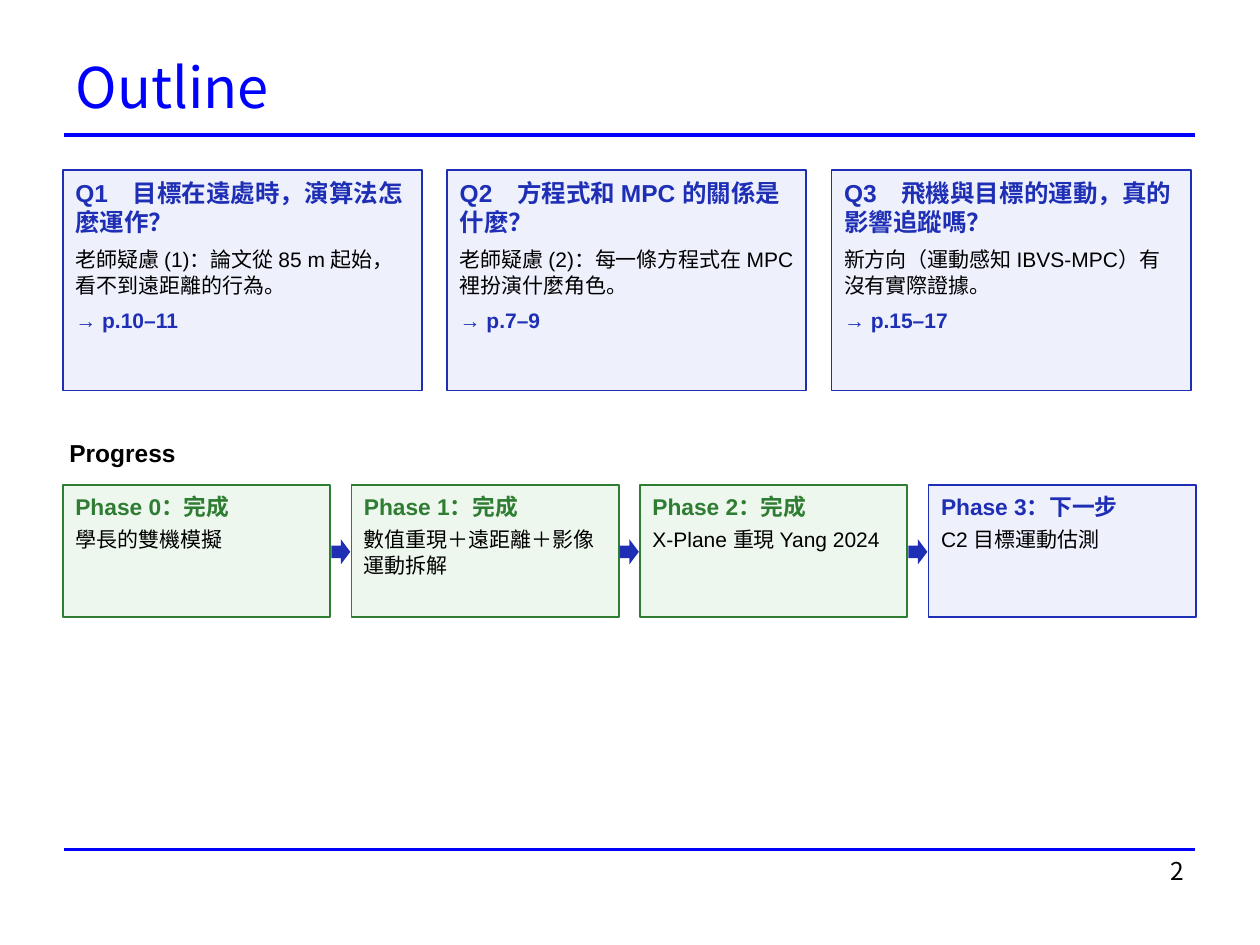
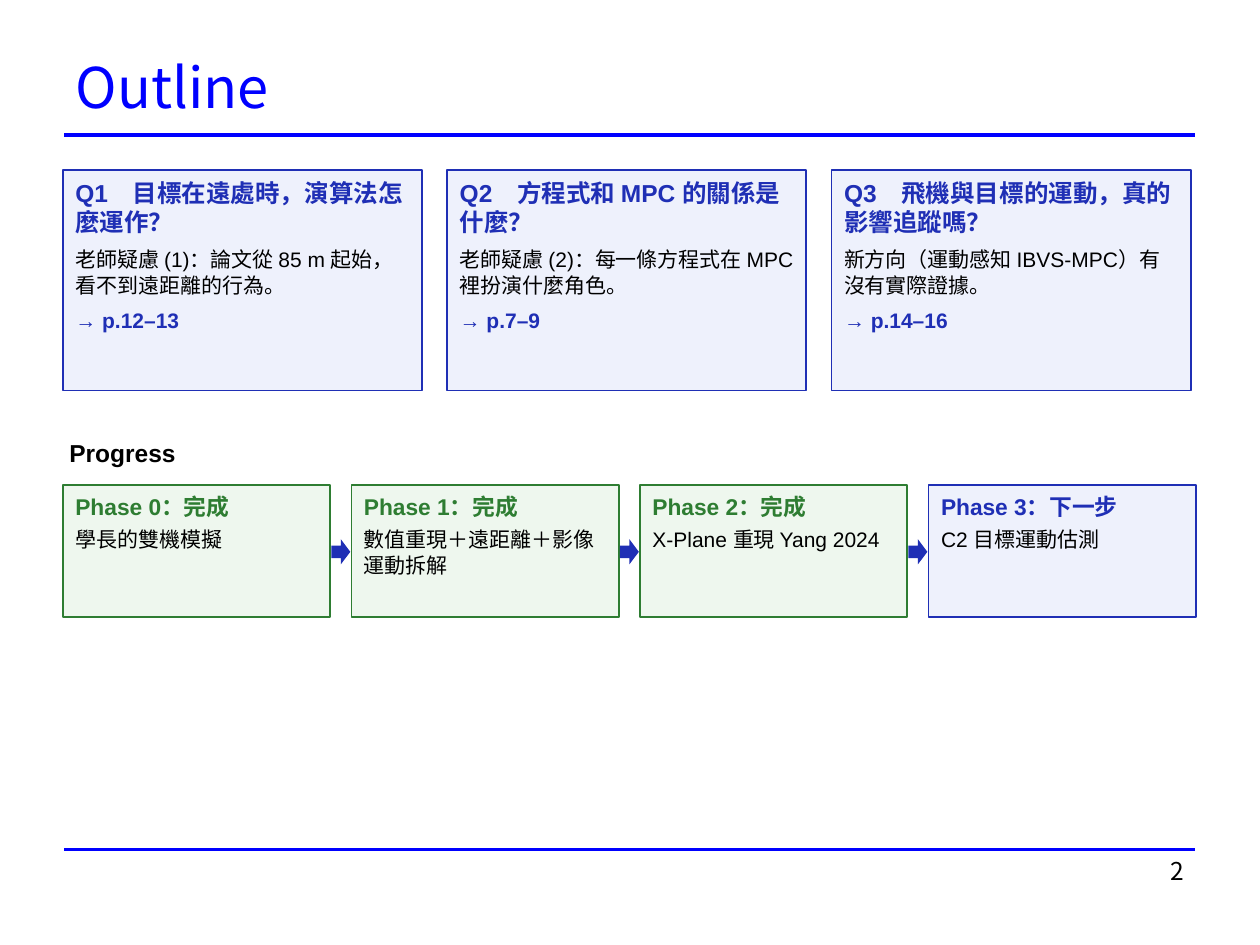
Before and after one commit to rossi1122/hsiang_thesis_simulation, a slide deck: slide 2 of docs/presentations/20261118_Phase2_進度報告.pptx. Drawn at 1260x945 pixels with LibreOffice and Linux fonts; fonts in the diff are those of the drawing. Boxes give left, top, right and bottom in pixels: in the first picture for what was removed or moved away, otherwise in the second. Text is boxed around its words. In the diff, an @@ line names an element or a change of style, - is before the commit and + after.

```diff
--- a/docs/presentations/20261118_Phase2_進度報告.pptx
+++ b/docs/presentations/20261118_Phase2_進度報告.pptx
@@ text in rectangle at bbox=[102, 313, 179, 333]: text changed @@
-→ p.10–11
+→ p.12–13
@@ text in rectangle at bbox=[871, 313, 948, 333]: text changed @@
-→ p.15–17
+→ p.14–16
```
Also in this commit, not shown: 14 other slides changed, 1 slide removed.
